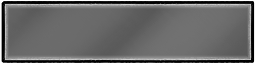
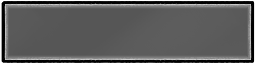
The second 256×64 image is a revision of the first. Changes to its layers:
hid "Hovered", painted on it over (3, 3, 253, 61)
painted on "Paint Layer 3" over (3, 3, 253, 61)
